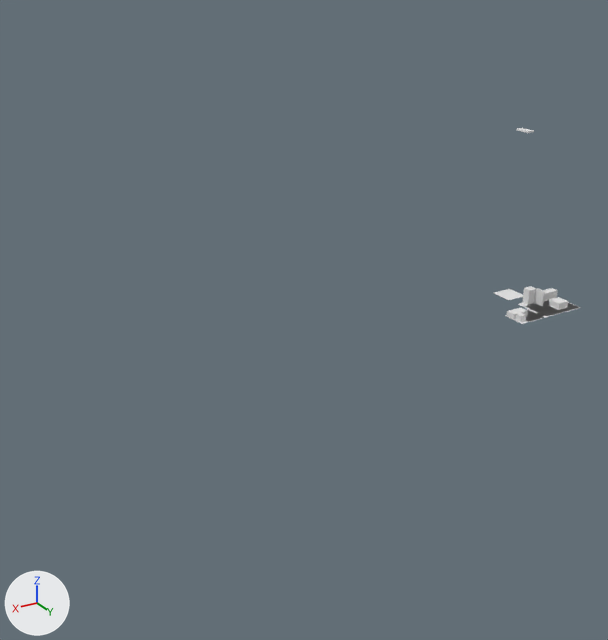
Before and after pictures for a commit that changed the Blender file scenes/intro.blend.
Both versions are drawn from a 50 mm lens placed at (71.2, 68.7, 40.3), pointed at (17.3, -21.3, -4.6). Every picture has the same lights, and +X, +Y and +Z are marked at lower left.

The first picture shows 'CorridorWalkMesh'.
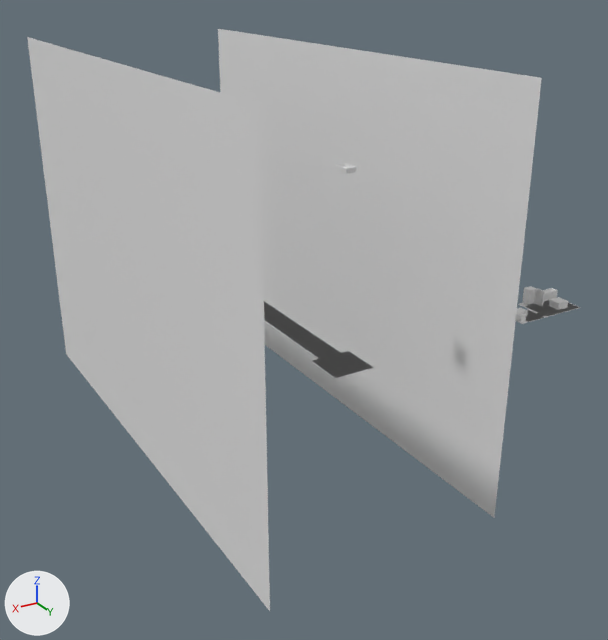
Commit message: begin corridor

Boxes [x1, y1, x2, y2] around the edits, measured in the pictures (608 x 640 px):
'Plane.002', added: after [218, 29, 542, 517]
'Plane.003', added: after [27, 37, 270, 611]
'CorridorWalkMesh', reshaped: before [494, 289, 523, 300]; after [264, 302, 370, 378]
'Platform', added: after [264, 301, 374, 379]
'Fridge.001', added: after [334, 163, 356, 173]
part 1 of me_corridorwalkmesh, deleted: before [494, 289, 523, 300]
part 2 of me_corridorwalkmesh, added: after [264, 302, 370, 378]

Diff of the bpy script that builds the scene:
```diff
--- a/scenes/intro.blend.py
+++ b/scenes/intro.blend.py
@@ me_corridorwalkmesh @@
 me_corridorwalkmesh.from_pydata(...)  # 4 vertices, 1 face; spans x -6.0..-3.0, y -7.0..-4.0, z 0.0
 # used by ob_corridorwalkmesh; location = (0.0, 0.0, 0.0)
 # verts and faces of me_corridorwalkmesh; kept vertices keep their numbers, new ones are numbered from 4
 # before: 0 (-6.0, -7.0, 0.0) at pixel (509, 288), 1 (-3.0, -7.0, 0.0) at pixel (492, 292), 2 (-6.0, -4.0, 0.0), 3 (-3.0, -4.0, 0.0) at pixel (508, 300)
+# me_corridorwalkmesh part 1
+delete_vertices([*range(0, 4)])  # with the faces that use them
+# me_corridorwalkmesh part 2
+verts[4] = (23.1, -1.9, 0.0)  # pixel (348, 351)
+verts[5] = (23.1, 2.9, 0.0)  # pixel (373, 367)
+verts[6] = (26.9, -1.9, 0.0)  # pixel (319, 358)
+verts[7] = (26.9, 2.9, 0.0)  # pixel (343, 375)
+for new, old in zip([*range(8, 12)], [*range(4, 8)]): verts[new] = verts[old] + (1.0, 0.0, 0.0)
+verts[12] = (24.1, -50.0, 0.0)
+verts[13] = (26.9, -50.0, 0.0)
+faces += [(6, 10, 11, 7), (4, 8, 9, 5), (6, 7, 9, 8), (6, 8, 12, 13)]
@@ me_platform @@
+me_platform.from_pydata([(23.0, -2.0, 0.0), (28.0, -2.0, 0.0), (23.0, 3.0, 0.0), (28.0, 3.0, 0.0), (24.0, -2.0, 0.0), (24.0, 3.0, 0.0), (27.0, -2.0, 0.0), (27.0, 3.0, 0.0), (24.0, -50.0, 0.0), (27.0, -50.0, 0.0)], [], [(6, 1, 3, 7), (0, 4, 5, 2), (4, 6, 7, 5), (6, 4, 8, 9)])
@@ me_plane_003 @@
+me_plane_003.from_pydata([(-30.0, -60.0, 0.0), (20.0, -60.0, 0.0), (-30.0, 10.0, 0.0), (20.0, 10.0, 0.0)], [], [(0, 1, 3, 2)])
@@ me_cube_006 @@
+me_cube_006.from_pydata(...)  # 24 vertices, 20 faces; spans x -0.6..0.6, y -0.2..0.2, z -0.6..1.5
@@ ob_platform @@
+ob_platform = bpy.data.objects.new('Platform', me_platform)
+ob_platform.location = (0.0, 0.0, 0.0)
@@ ob_plane_003 @@
+ob_plane_003 = bpy.data.objects.new('Plane.003', me_plane_003)
+ob_plane_003.location = (40.0, 0.0, 0.0)
+ob_plane_003.rotation_euler = (0.0, 1.571, 0.0)  # degrees (0, 90, 0)
@@ ob_plane_002 @@
+ob_plane_002 = bpy.data.objects.new('Plane.002', me_plane_003.copy())
+ob_plane_002.location = (10.0, 0.0, 0.0)
+ob_plane_002.rotation_euler = (0.0, 1.571, 0.0)  # degrees (0, 90, 0)
@@ ob_fridge_001 @@
+ob_fridge_001 = bpy.data.objects.new('Fridge.001', me_cube_006)
+ob_fridge_001.location = (25.5, 0.8, 21.4)
+ob_fridge_001.rotation_euler = (1.571, 0.0, 0.0)  # degrees (90, 0, 0)
```
